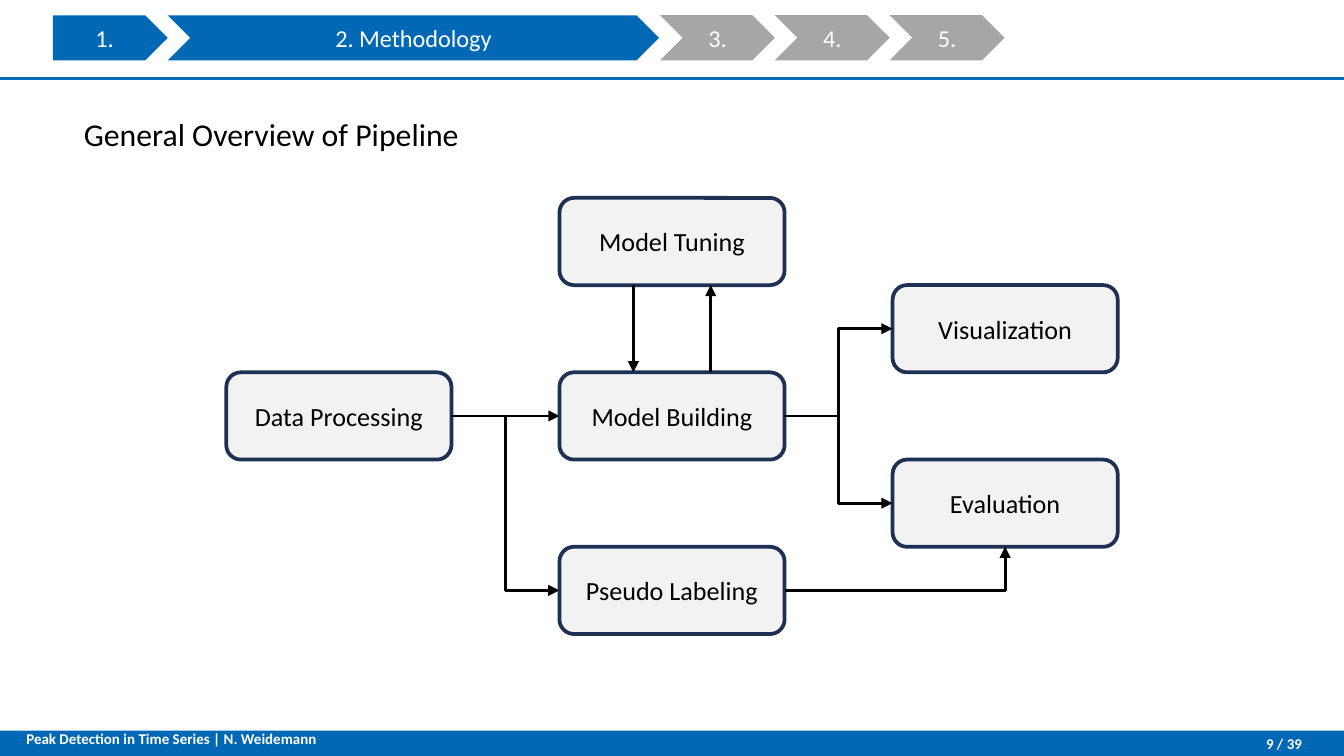
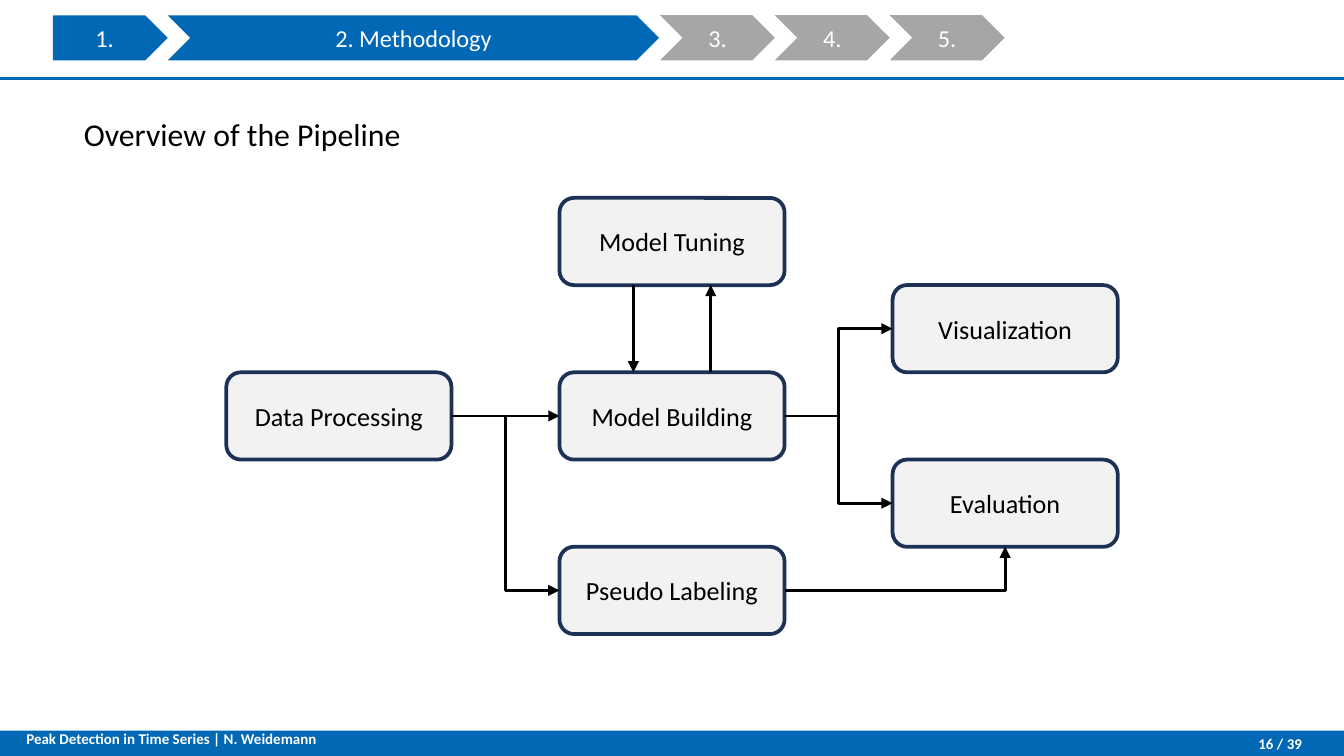
Before and after one commit to NatDharindri/AMSGroup2, a slide deck: slide 16 of Final presentation V9.pptx (slide 9 before the commit). Drawn at 1344x756 pixels with LibreOffice and Linux fonts; fonts in the diff are those of the drawing; background and template pictures are left out. Boxes give left, top, right and bottom in pixels: in the first picture for what was removed or moved away, otherwise in the second. Text is boxed around its words. In the diff, an @@ line names an element or a change of style, - is before the commit and + after.

```diff
--- a/Final presentation V9.pptx
+++ b/Final presentation V9.pptx
@@ text at (84,124,400,151): text changed @@
-General Overview of Pipeline
+Overview of the Pipeline
@@ page number at (1258,738,1302,749): text changed @@
-9 / 39
+16 / 39
```
